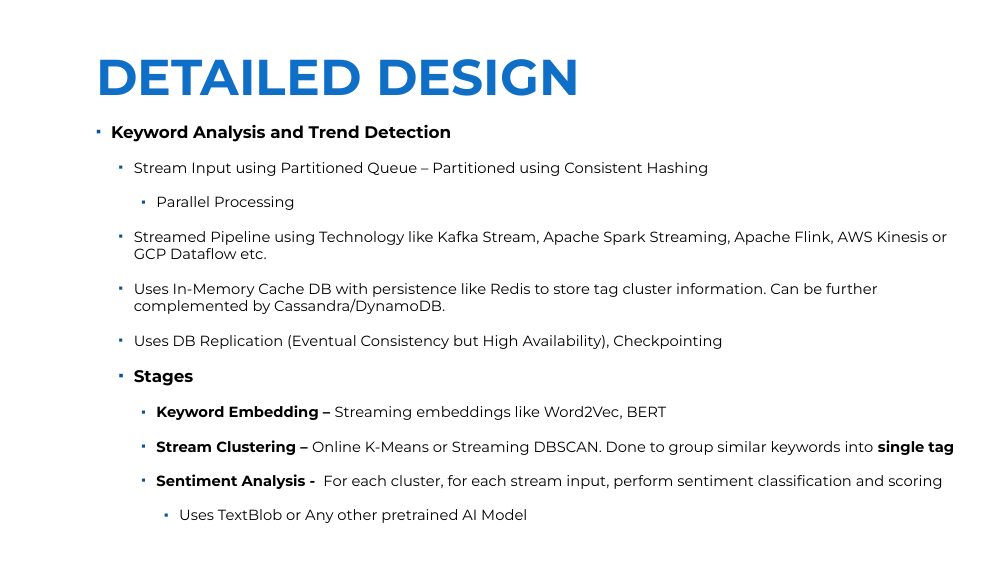
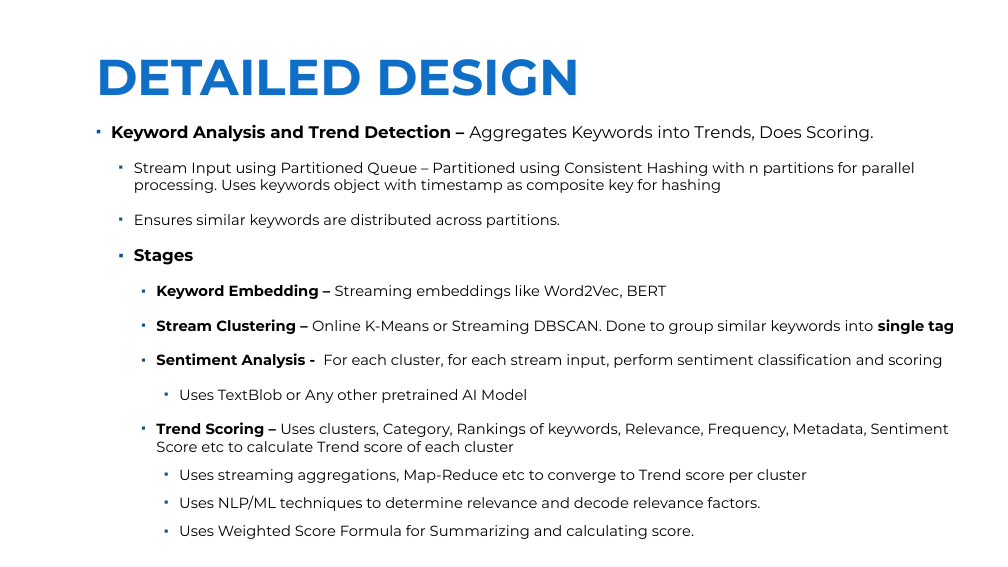
Before and after one commit to Braj-120/test-prep, a slide deck: slide 26 of Braj_Kishor_Intro_Achievements.pptx. Drawn at 1008x567 pixels with LibreOffice and Linux fonts; fonts in the diff are those of the drawing; background and template pictures are left out. Boxes give left, top, right and bottom in pixels: in the first picture for what was removed or moved away, otherwise in the second. Text is boxed around its words. In the diff, an @@ line names an element or a change of style, - is before the commit and + after.

```diff
--- a/Braj_Kishor_Intro_Achievements.pptx
+++ b/Braj_Kishor_Intro_Achievements.pptx
@@ text at (111, 125, 914, 228): text changed @@
-▪ Keyword Analysis and Trend Detection
-  ▪ Stream Input using Partitioned Queue – Partitioned using Consistent Hashing
-    ▪ Parallel Processing
-  ▪ Streamed Pipeline using Technology like Kafka Stream, Apache Spark Streaming, Apache Flink, AWS Kinesis or GCP Dataflow etc.
-  ▪ Uses In-Memory Cache DB with persistence like Redis to store tag cluster information. Can be further complemented by Cassandra/DynamoDB.
-  ▪ Uses DB Replication (Eventual Consistency but High Availability), Checkpointing
+▪ Keyword Analysis and Trend Detection – Aggregates Keywords into Trends, Does Scoring.
+  ▪ Stream Input using Partitioned Queue – Partitioned using Consistent Hashing with n partitions for parallel processing. Uses keywords object with timestamp as composite key for hashing
+  ▪ Ensures similar keywords are distributed across partitions.
@@ text at (156, 422, 949, 539): paragraphs added @@
+    ▪ Trend Scoring – Uses clusters, Category, Rankings of keywords, Relevance, Frequency, Metadata, Sentiment Score etc to calculate Trend score of each cluster
+      ▪ Uses streaming aggregations, Map-Reduce etc to converge to Trend score per cluster
+      ▪ Uses NLP/ML techniques to determine relevance and decode relevance factors.
+      ▪ Uses Weighted Score Formula for Summarizing and calculating score.
```
Also in this commit, not shown: 24 other slides changed.
